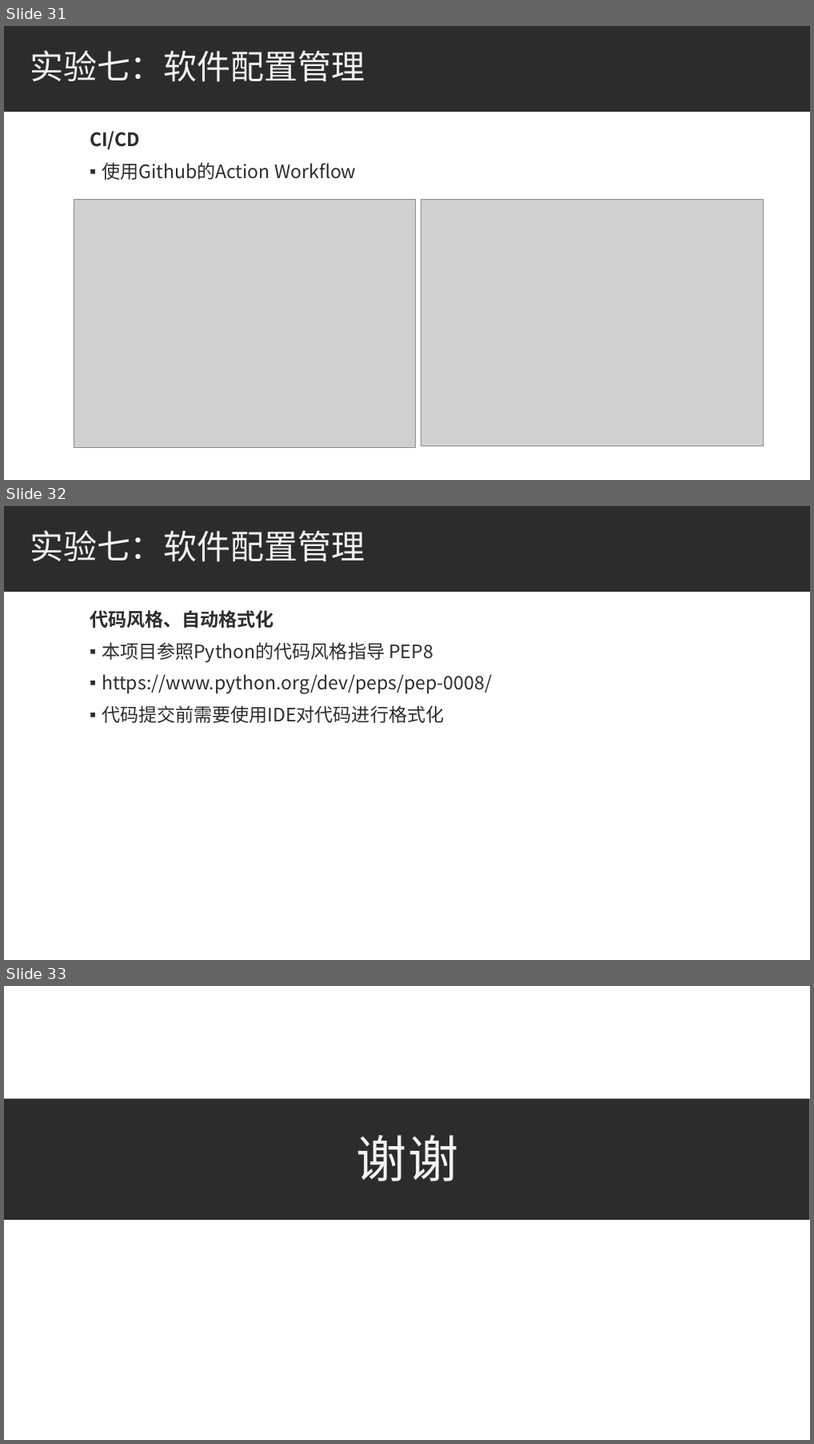
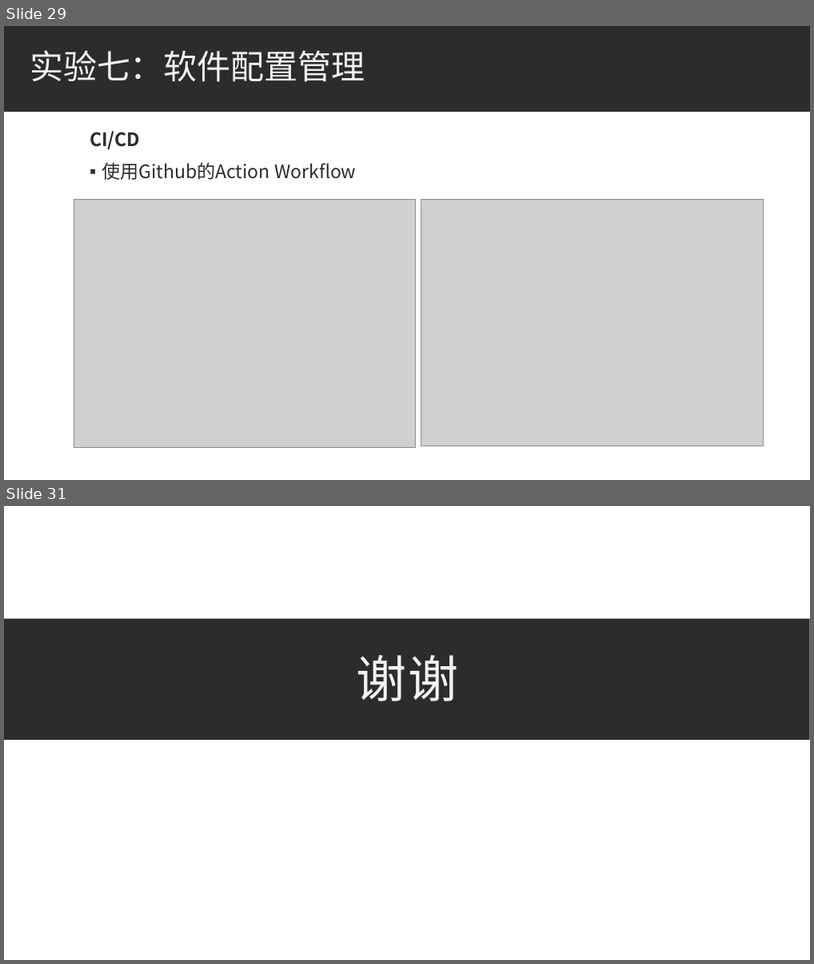
Before and after one commit to bhsei/20_H, a slide deck: 3.项目PPT/第5周_需求分析汇报ppt.pptx. Shown one above the other, each under a label of ours: slides 31, 32 and 33 before the commit, slides 29 and 31 after it; the slides between them are not shown. The pictures are 814x1444 and 814x964 pixels, drawn with LibreOffice and Linux fonts; fonts in the diff are those of the drawing; grey boxes stand for pictures. Boxes give left, top, right and bottom in pixels: in the first picture for what was removed or moved away, otherwise in the second. Text is boxed around its words. In the diff, an @@ line names an element or a change of style, - is before the commit and + after.

```diff
--- a/3.项目PPT/第5周_需求分析汇报ppt.pptx
+++ b/3.项目PPT/第5周_需求分析汇报ppt.pptx
@@ slide 32 removed at (x1=4, y1=506, x2=810, y2=960), background #FFFFFF; not listed: 1 template element that a slide beside it also shows @@
@@ title removed at (x1=30, y1=530, x2=366, y2=562) @@
-实验七：软件配置管理
@@ text removed at (x1=90, y1=610, x2=492, y2=723) @@
-代码风格、自动格式化
-▪ 本项目参照Python的代码风格指导 PEP8
-▪ https://www.python.org/dev/peps/pep-0008/
-▪ 代码提交前需要使用IDE对代码进行格式化
@@ what was slide 31 is now slide 29 @@
@@ what was slide 33 is now slide 31 @@
```
Also in this commit, not shown: 2 slides changed, 1 slide added, 2 other slides removed, 4 other files.
